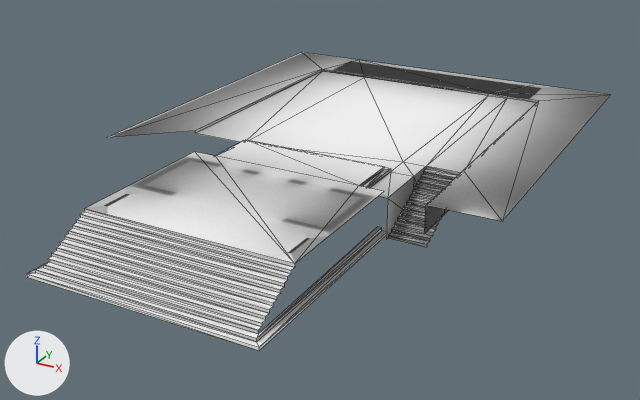
An edit to the glTF model src/assets/models/propylon-court-floor.glb, drawn before and after from the same camera.
The view is the same before and after, from a 50 mm lens placed at (30.9, -40.7, 26.7), pointed at (-0.1, 15.8, -1.6). Lighting does not change. The marker at lower left points along +X, +Y and +Z. Mesh edges are drawn as thin lines. Vertices at the same position are counted once.

Before the edit, the objects in view are built like this:
```python
me_mesh_007 = bpy.data.meshes.new('Mesh.007')
me_mesh_007.from_pydata(...)  # 167 vertices, 189 faces; spans x -16.4..16.4, y -6.7..41.3, z -0.7..2.9
me_mesh_007.materials.append(mat_material_007)  # picture img_untitled
ob_treppe = bpy.data.objects.new('Treppe', me_mesh_007)
ob_treppe.location = (0.0, 0.0, 0.0)
```
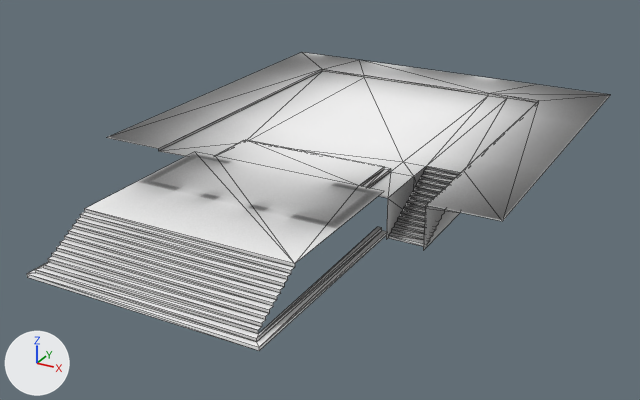
Boxes [x1, y1, x2, y2] around the edits, measured in the pictures (640 x 400 px; the box of a moved part takes in the faces that stretch with it):
part 1 of me_mesh_007, moved or reshaped
    before: [107, 69, 322, 142]
    after: [107, 69, 322, 156]
part 2 of me_mesh_007, moved or reshaped
    before: [424, 206, 448, 234]
    after: [423, 206, 460, 250]
part 3 of me_mesh_007, surface changed
    both: [27, 52, 605, 342]

What changed in the scene script:
```text
Change me_mesh_007:
    used by ob_treppe; location = (0.0, 0.0, 0.0)
    remove me_mesh_007.from_pydata(...)  # 167 vertices, 189 faces; spans x -16.4..16.4, y -6.7..41.3, z -0.7..2.9
    add me_mesh_007.from_pydata(...)  # 167 vertices, 190 faces; spans x -16.4..16.4, y -6.7..41.3, z -0.7..2.9
    me_mesh_007 part 1
    me_mesh_007.vertices[86].co: (-11.1, 14.7, 2.5) -> (-11.1, 9.9, 2.5)  # pixel (195, 133) -> pixel (158, 151)
    me_mesh_007.vertices[97].co: (-11.1, 14.7, 2.7) -> (-11.1, 9.9, 2.7)  # pixel (195, 130) -> pixel (158, 148)
    me_mesh_007 part 2
    me_mesh_007.vertices[160].co: (11.1, 17.0, 0.6) -> (11.1, 17.0, -0.7)  # not seen -> pixel (460, 212)
    me_mesh_007.vertices[161].co: (11.1, 9.9, 0.6) -> (11.1, 9.9, -0.7)  # pixel (424, 234) -> pixel (423, 250)
    me_mesh_007 part 3: 143 kept faces spanning x -16.4..16.4, y -6.7..41.3, z -0.7..2.9 get new texture (UV) coordinates
```
